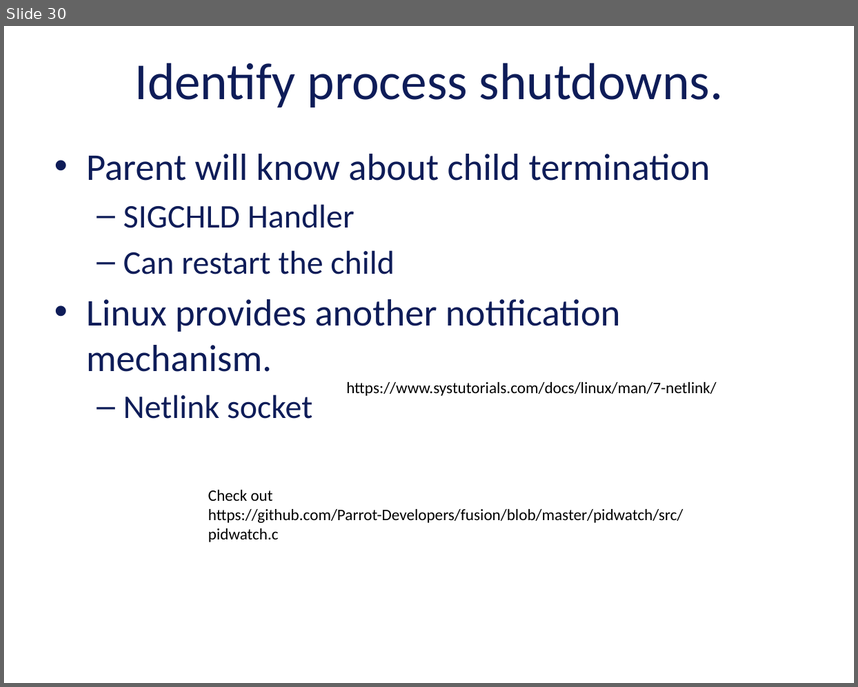
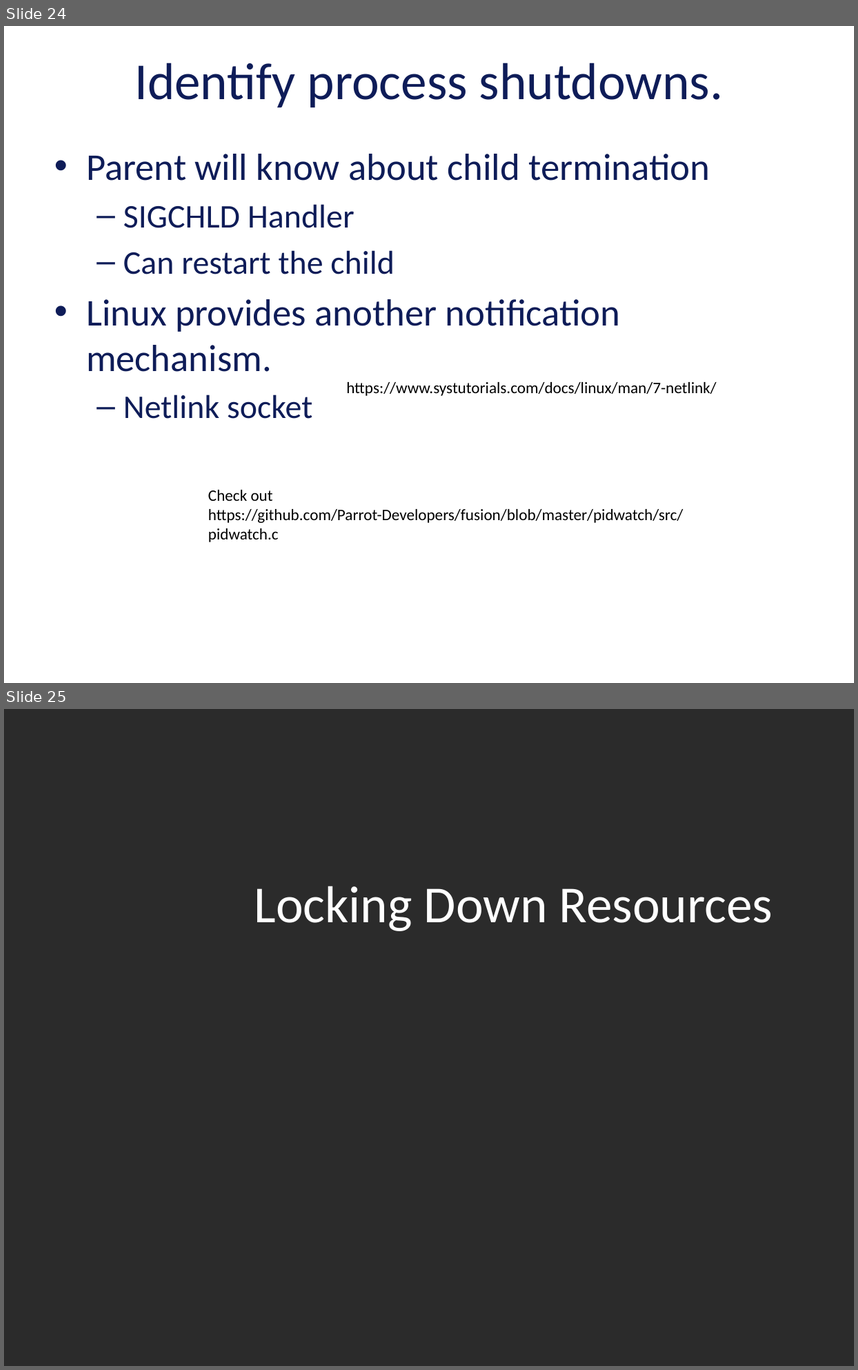
Before and after one commit to vu-resilient-distributed-systems/lectures-fall-2019, a slide deck: Module-4-Finding-Failures/04_1-monitoring.pptx. Shown one above the other, each under a label of ours: slide 30 before the commit, slides 24 and 25 after it. The pictures are 858x687 and 858x1370 pixels, drawn with LibreOffice and Linux fonts; fonts in the diff are those of the drawing; background and template pictures are left out; a plain dark background stands for a picture behind light text. Boxes give left, top, right and bottom in pixels: in the first picture for what was removed or moved away, otherwise in the second. Text is boxed around its words. In the diff, an @@ line names an element or a change of style, - is before the commit and + after.

```diff
--- a/Module-4-Finding-Failures/04_1-monitoring.pptx
+++ b/Module-4-Finding-Failures/04_1-monitoring.pptx
@@ slide 25 added at [4,709,854,1366], background picture (left out) @@
@@ title added at [254,886,773,931], 48.4 pt, text #FFFFFF @@
+Locking Down Resources
@@ what was slide 30 is now slide 24 @@
```
Also in this commit, not shown: 1 slide changed, 34 other slides added, 1 slide removed.
